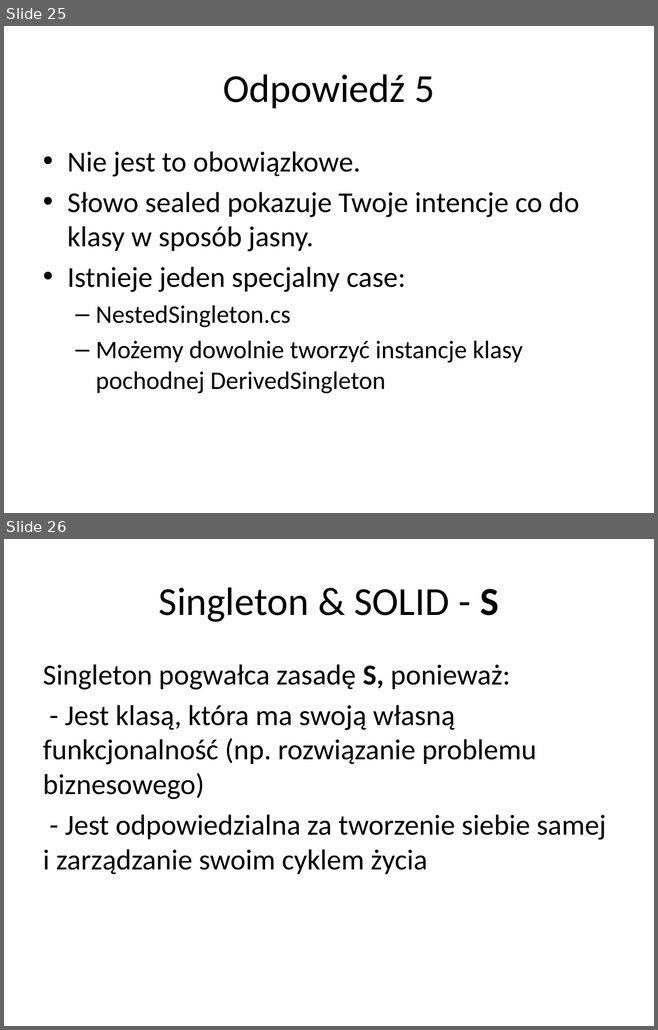
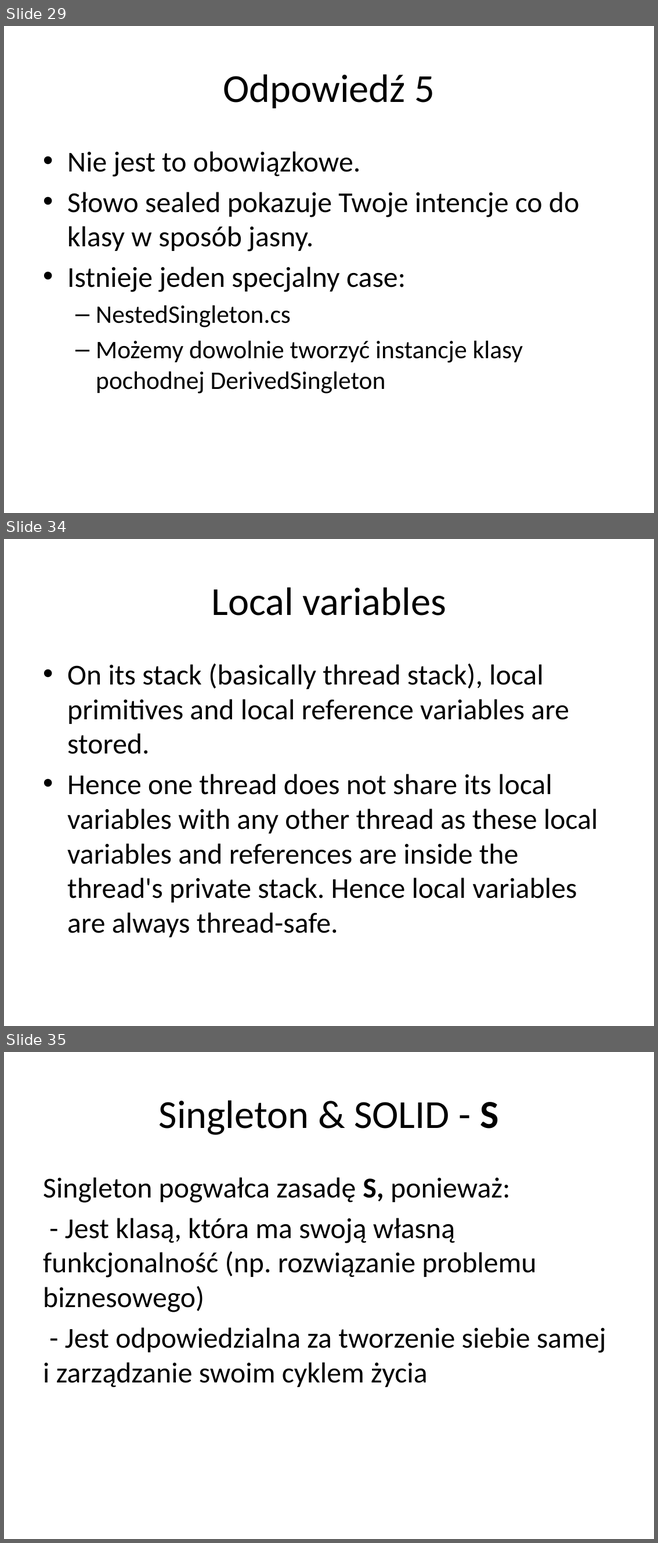
Before and after one commit to vantale/SOLID.DesignPatterns, a slide deck: SOLID.DesignPatterns/Singleton/Singleton - Presentation.pptx. Shown one above the other, each under a label of ours: slides 25 and 26 before the commit, slides 29, 34 and 35 after it; the slides between them are not shown. The pictures are 658x1030 and 658x1543 pixels, drawn with LibreOffice and Linux fonts; fonts in the diff are those of the drawing. Boxes give left, top, right and bottom in pixels: in the first picture for what was removed or moved away, otherwise in the second. Text is boxed around its words. In the diff, an @@ line names an element or a change of style, - is before the commit and + after.

```diff
--- a/SOLID.DesignPatterns/Singleton/Singleton - Presentation.pptx
+++ b/SOLID.DesignPatterns/Singleton/Singleton - Presentation.pptx
@@ slide 34 added at [4,539,654,1026], background #FFFFFF @@
@@ title added at [211,587,446,616], 44 pt, text #000000 @@
+Local variables
@@ text added at [67,663,598,937], 32 pt, text #000000 @@
+• On its stack (basically thread stack), local primitives and local reference variables are stored.
+• Hence one thread does not share its local variables with any other thread as these local variables and references are inside the thread's private stack. Hence local variables are always thread-safe.
@@ what was slide 25 is now slide 29 @@
@@ what was slide 26 is now slide 35 @@
```
Also in this commit, not shown: 5 slides changed, 17 other slides added, 3 other files.
